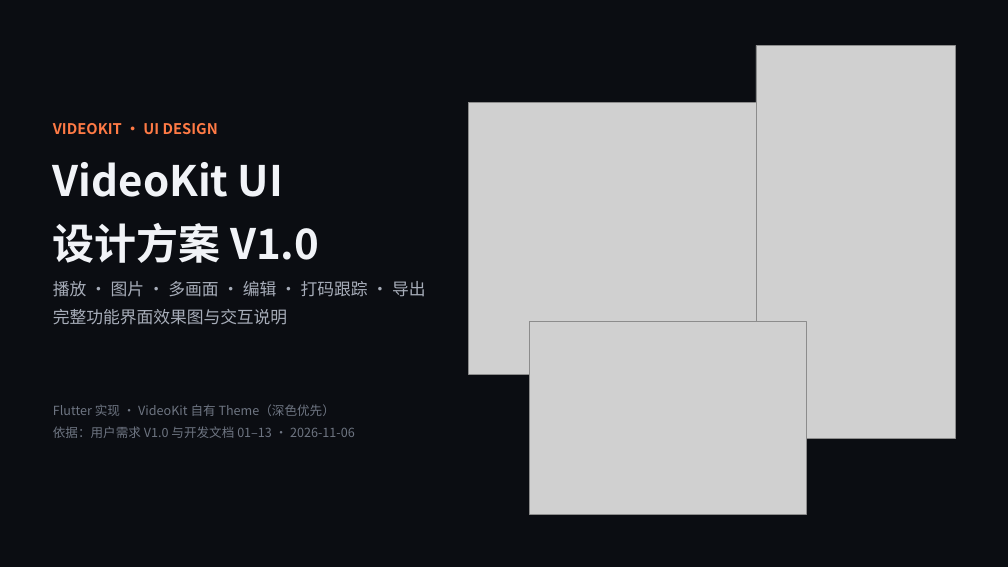
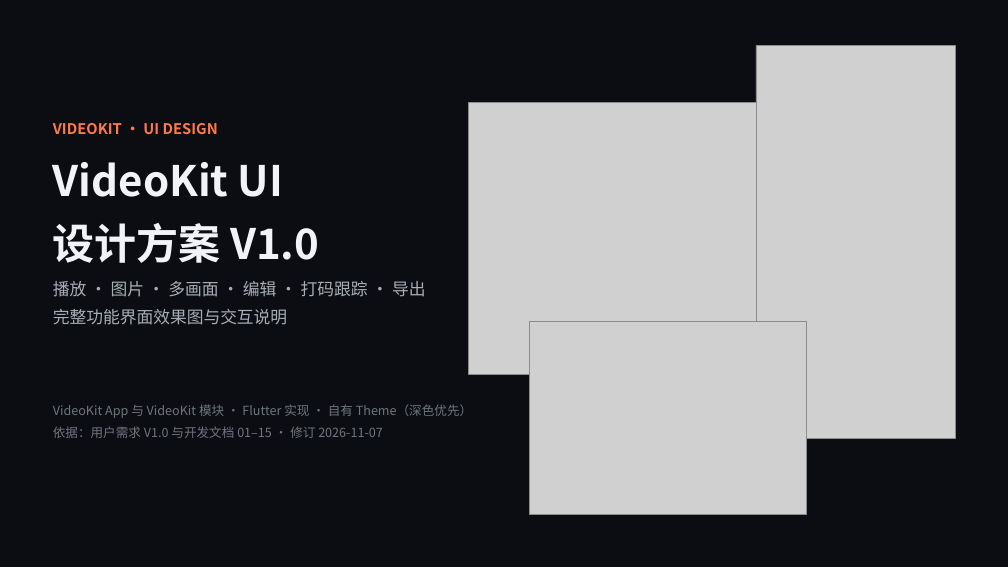
Before and after one commit to bennyliaa/VideoKit, a slide deck: slide 1 of docs/requirement/VideoKit_UI_Design_V1.0.pptx. Drawn at 1008x567 pixels with LibreOffice and Linux fonts; fonts in the diff are those of the drawing; grey boxes stand for pictures. Boxes give left, top, right and bottom in pixels: in the first picture for what was removed or moved away, otherwise in the second. Text is boxed around its words. In the diff, an @@ line names an element or a change of style, - is before the commit and + after.

```diff
--- a/docs/requirement/VideoKit_UI_Design_V1.0.pptx
+++ b/docs/requirement/VideoKit_UI_Design_V1.0.pptx
@@ text at box(53, 404, 472, 438): text changed @@
-Flutter 实现 · VideoKit 自有 Theme（深色优先）
-依据：用户需求 V1.0 与开发文档 01–13 · 2026-11-06
+VideoKit App 与 VideoKit 模块 · Flutter 实现 · 自有 Theme（深色优先）
+依据：用户需求 V1.0 与开发文档 01–15 · 修订 2026-11-07
```
Also in this commit, not shown: 21 other slides changed, 3 slides added, 2 other files.
